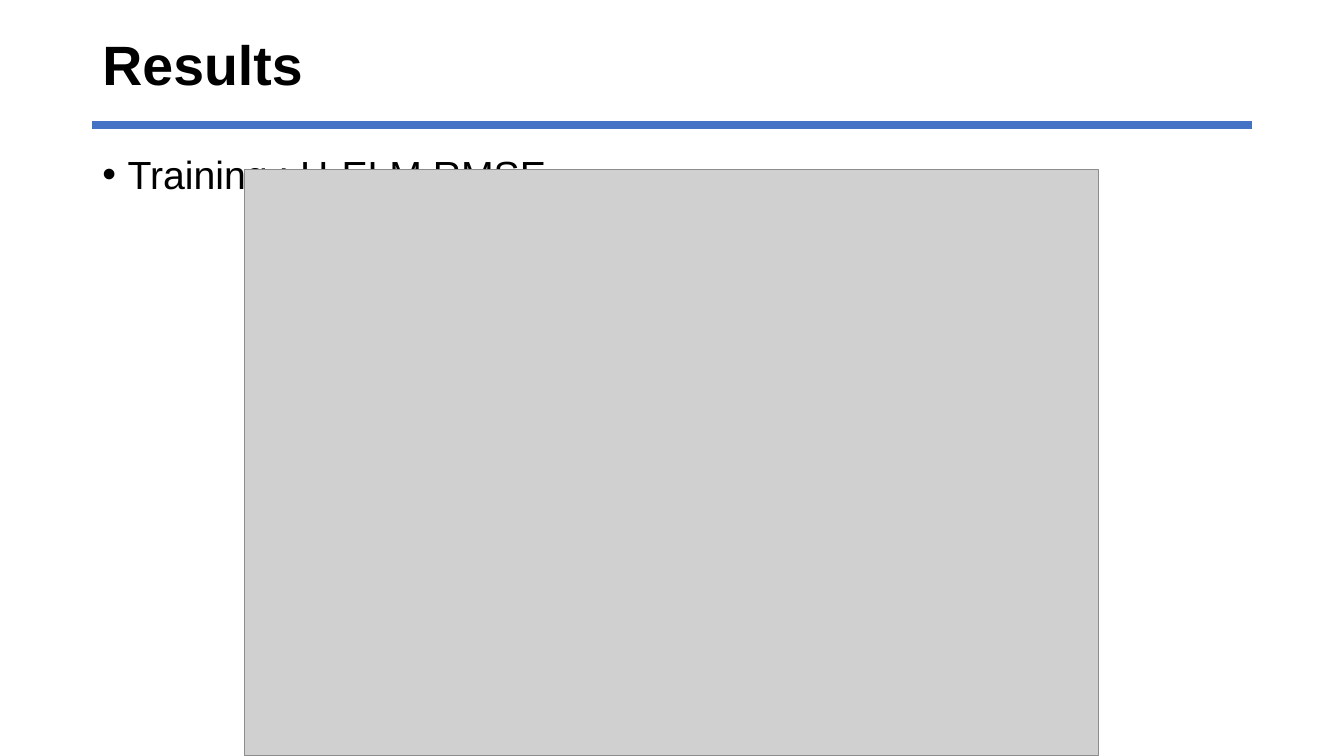
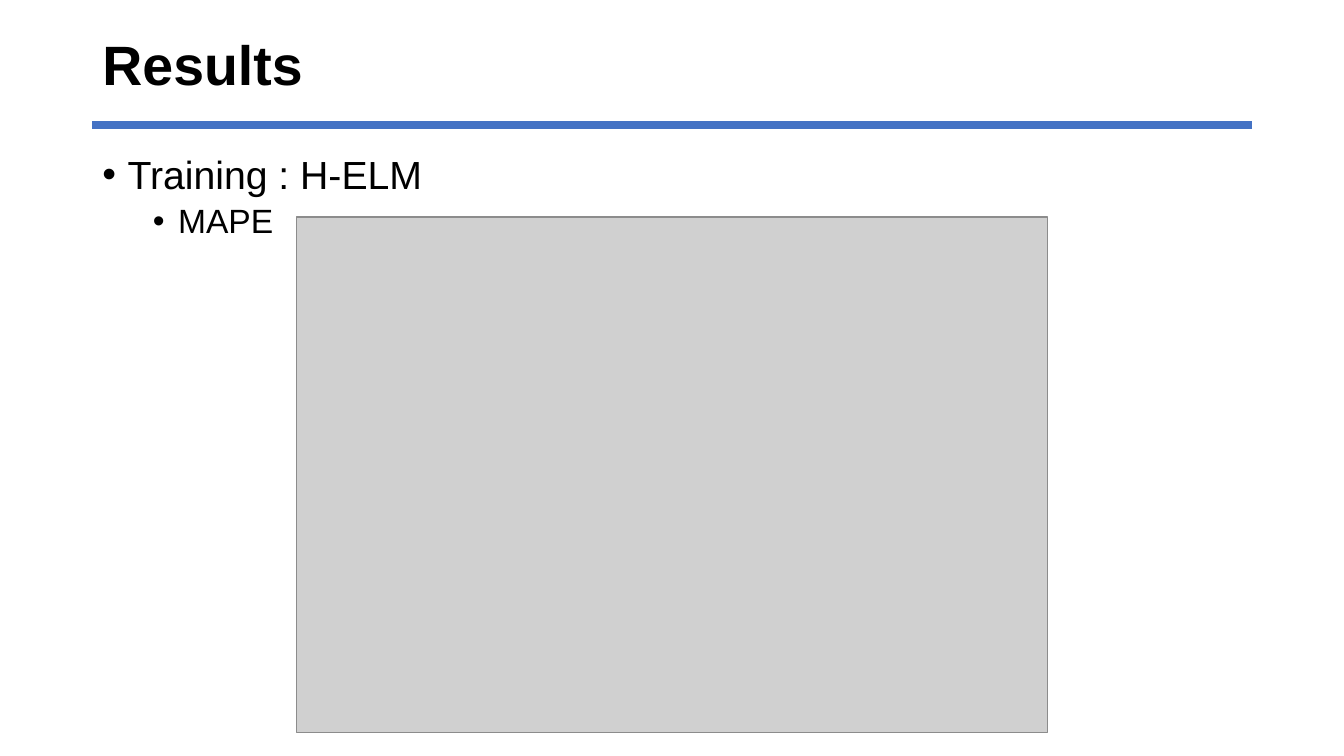
Before and after one commit to jhyun0919/STLF_of_Australian_NEM_by_H-ELM, a slide deck: slide 24 of ppt_slides/prepare_ELM2017_26MAY2017.pptx. Drawn at 1344x756 pixels with LibreOffice and Linux fonts; fonts in the diff are those of the drawing; grey boxes stand for pictures. Boxes give left, top, right and bottom in pixels: in the first picture for what was removed or moved away, otherwise in the second. Text is boxed around its words. In the diff, an @@ line names an element or a change of style, - is before the commit and + after.

```diff
--- a/ppt_slides/prepare_ELM2017_26MAY2017.pptx
+++ b/ppt_slides/prepare_ELM2017_26MAY2017.pptx
@@ text at (x1=128, y1=160, x2=422, y2=233): text changed @@
-• Training : H-ELM RMSE
+• Training : H-ELM
+  • MAPE
@@ picture resized from (x1=245, y1=169, x2=1098, y2=756) to (x1=296, y1=217, x2=1047, y2=733) @@
```
Also in this commit, not shown: 8 other slides changed, 19 other files.
